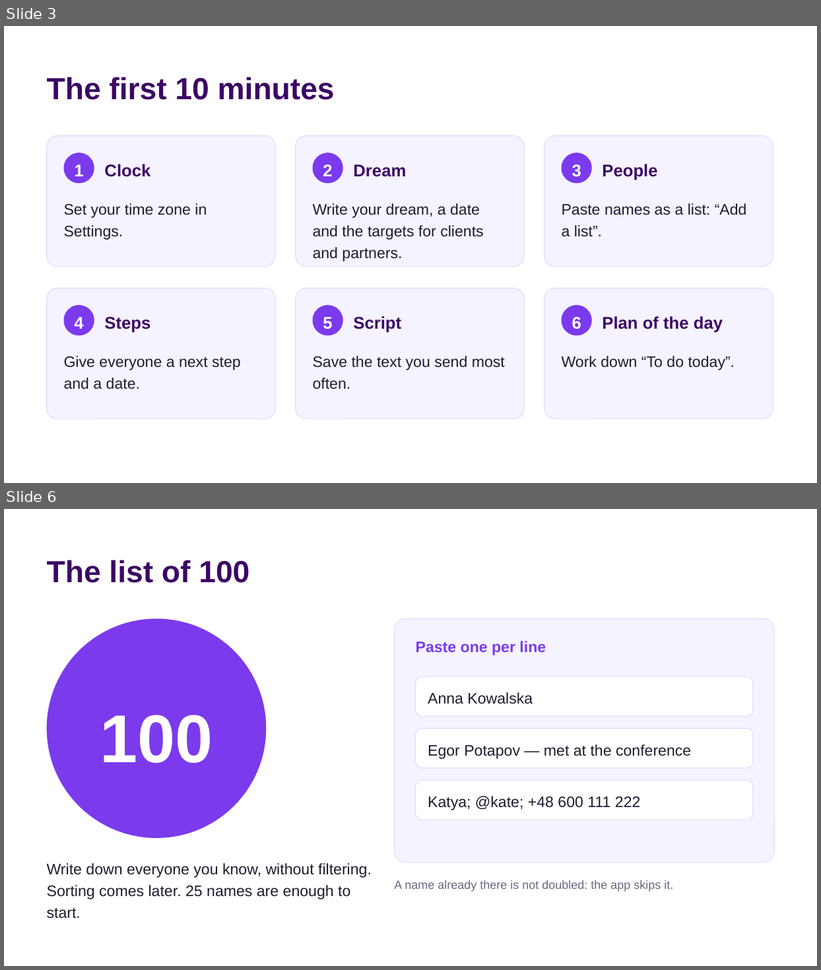
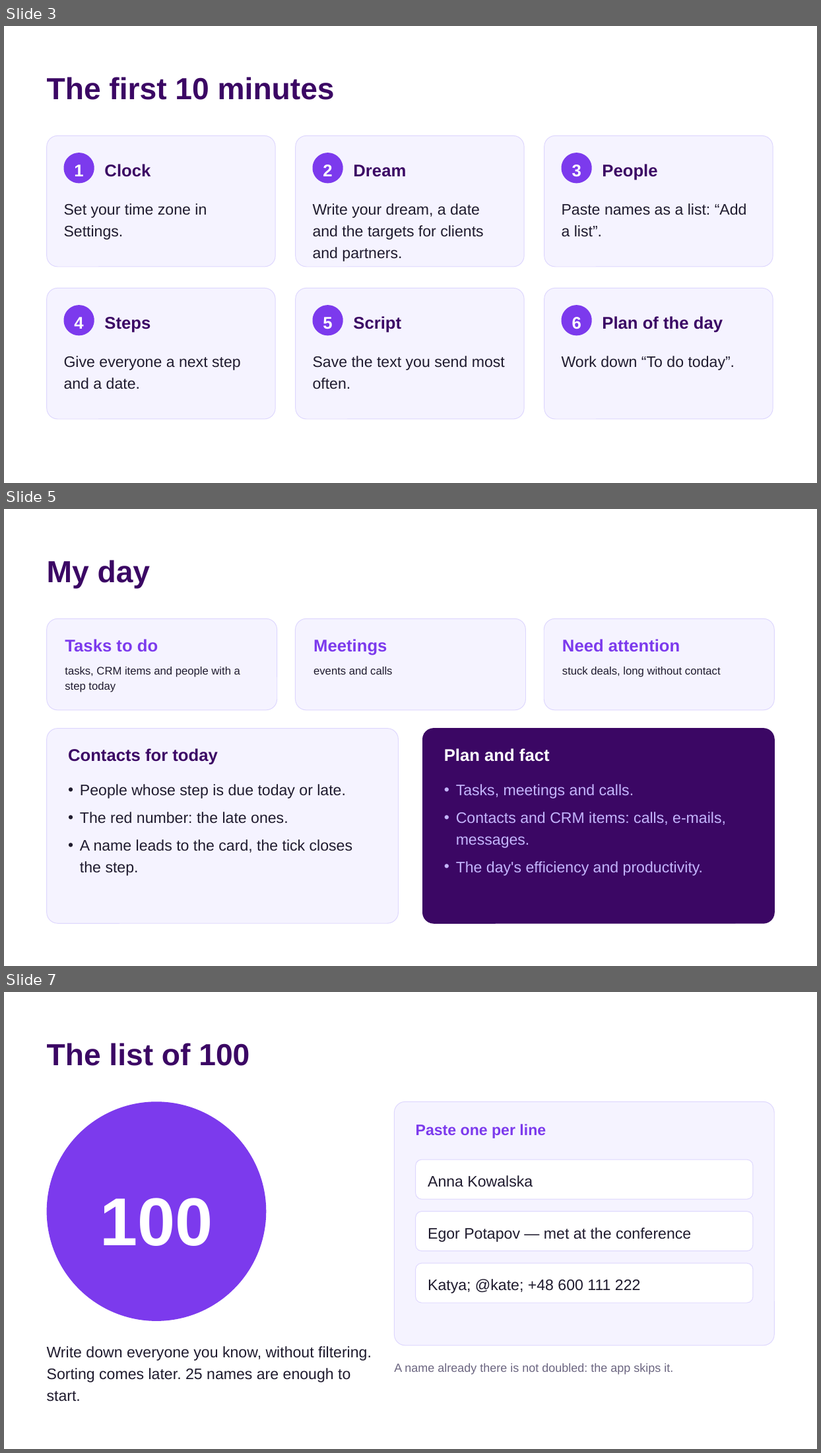
Before and after one commit to andreiyasinski89/Eagle-Control, a slide deck: public/guide/MeetOwl-presentation-en.pptx. Shown one above the other, each under a label of ours: slides 3 and 6 before the commit, slides 3, 5 and 7 after it; the slides between them are not shown. The pictures are 821x970 and 821x1453 pixels, drawn with LibreOffice and Linux fonts; fonts in the diff are those of the drawing. Boxes give left, top, right and bottom in pixels: in the first picture for what was removed or moved away, otherwise in the second. Text is boxed around its words. In the diff, an @@ line names an element or a change of style, - is before the commit and + after.

```diff
--- a/public/guide/MeetOwl-presentation-en.pptx
+++ b/public/guide/MeetOwl-presentation-en.pptx
@@ slide 5 added at (4, 509, 817, 966), background #FFFFFF @@
@@ text added at (47, 560, 151, 588), 36 pt, text #3B0764, bold @@
+My day
@@ rounded rectangle added at (47, 619, 277, 710), fill #F5F3FF, outline #DDD6FE 0.75 pt @@
@@ rounded rectangle added at (296, 619, 526, 710), fill #F5F3FF, outline #DDD6FE 0.75 pt @@
@@ rounded rectangle added at (545, 619, 775, 710), fill #F5F3FF, outline #DDD6FE 0.75 pt @@
@@ text added at (65, 639, 158, 652), 20 pt, text #7C3AED, bold @@
+Tasks to do
@@ text added at (314, 639, 387, 656), 20 pt, text #7C3AED, bold @@
+Meetings
@@ text added at (562, 639, 680, 652), 20 pt, text #7C3AED, bold @@
+Need attention
@@ text added at (65, 667, 240, 692), 13 pt, text #1F1B2E @@
+tasks, CRM items and people with a step today
@@ text added at (314, 667, 392, 675), 13 pt, text #1F1B2E @@
+events and calls
@@ text added at (562, 667, 721, 677), 13 pt, text #1F1B2E @@
+stuck deals, long without contact
@@ rounded rectangle added at (47, 729, 399, 923), fill #F5F3FF, outline #DDD6FE 0.75 pt @@
@@ rounded rectangle added at (423, 729, 775, 923), fill #3B0764, outline #3B0764 0.75 pt @@
@@ text added at (68, 749, 217, 765), 20 pt, text #3B0764, bold @@
+Contacts for today
@@ text added at (444, 749, 550, 762), 20 pt, text #FFFFFF, bold @@
+Plan and fact
@@ text added at (80, 784, 352, 876), 18 pt, text #1F1B2E @@
+• People whose step is due today or late.
+• The red number: the late ones.
+• A name leads to the card, the tick closes the step.
@@ text added at (456, 784, 726, 876), 18 pt, text #C4B5FD @@
+• Tasks, meetings and calls.
+• Contacts and CRM items: calls, e-mails, messages.
+• The day's efficiency and productivity.
@@ what was slide 6 is now slide 7 @@
```
Also in this commit, not shown: 6 slides changed, 3 other slides added, 14 other files.
